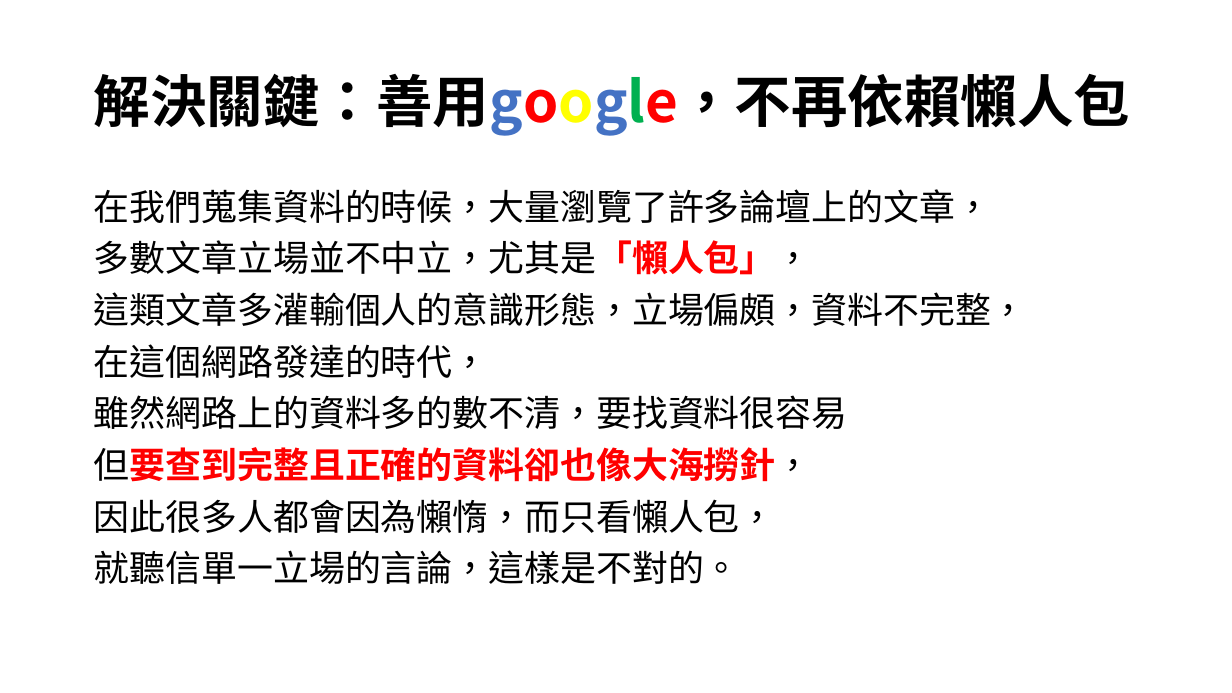
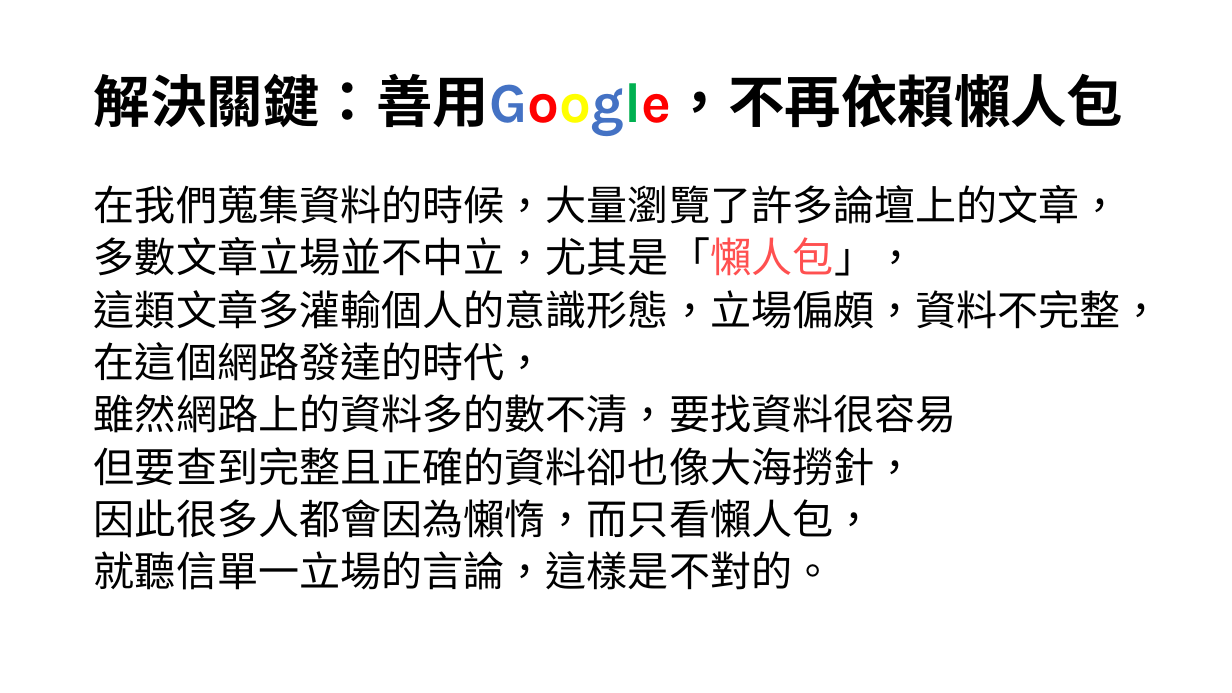
Before and after one commit to desk2000/Extradition-Bill, a slide deck: slide 5 of 從論壇分析台灣人對反送中的討論度.pptx. Drawn at 1232x693 pixels with LibreOffice and Linux fonts; fonts in the diff are those of the drawing. Boxes give left, top, right and bottom in pixels: in the first picture for what was removed or moved away, otherwise in the second. Text is boxed around its words. In the diff, an @@ line names an element or a change of style, - is before the commit and + after.

```diff
--- a/從論壇分析台灣人對反送中的討論度.pptx
+++ b/從論壇分析台灣人對反送中的討論度.pptx
@@ title at (94,74,1124,136): text changed; font Noto Sans CJK SC to Karla @@
-解決關鍵：善用google，不再依賴懶人包
+解決關鍵：善用Google，不再依賴懶人包
@@ text "在我們蒐集資料的時候，大量瀏覽了許多論壇上的文章，" at (94,185,1162,590): size 28 to 32 pt, font Noto Sans CJK SC to Karla; text colour #FF0000 to #000000, bold off in "多數文章立場並不中立，尤其是「懶人包」，", "但要查到完整且正確的資料卻也像大海撈針，"; text colour #FF0000 to #FF5050 in "多數文章立場並不中立，尤其是「懶人包」，"; line spacing 0.9 to 0.8 @@
```
Also in this commit, not shown: 17 other slides changed, 3 slides added, 2 slides removed, 1 other file.
